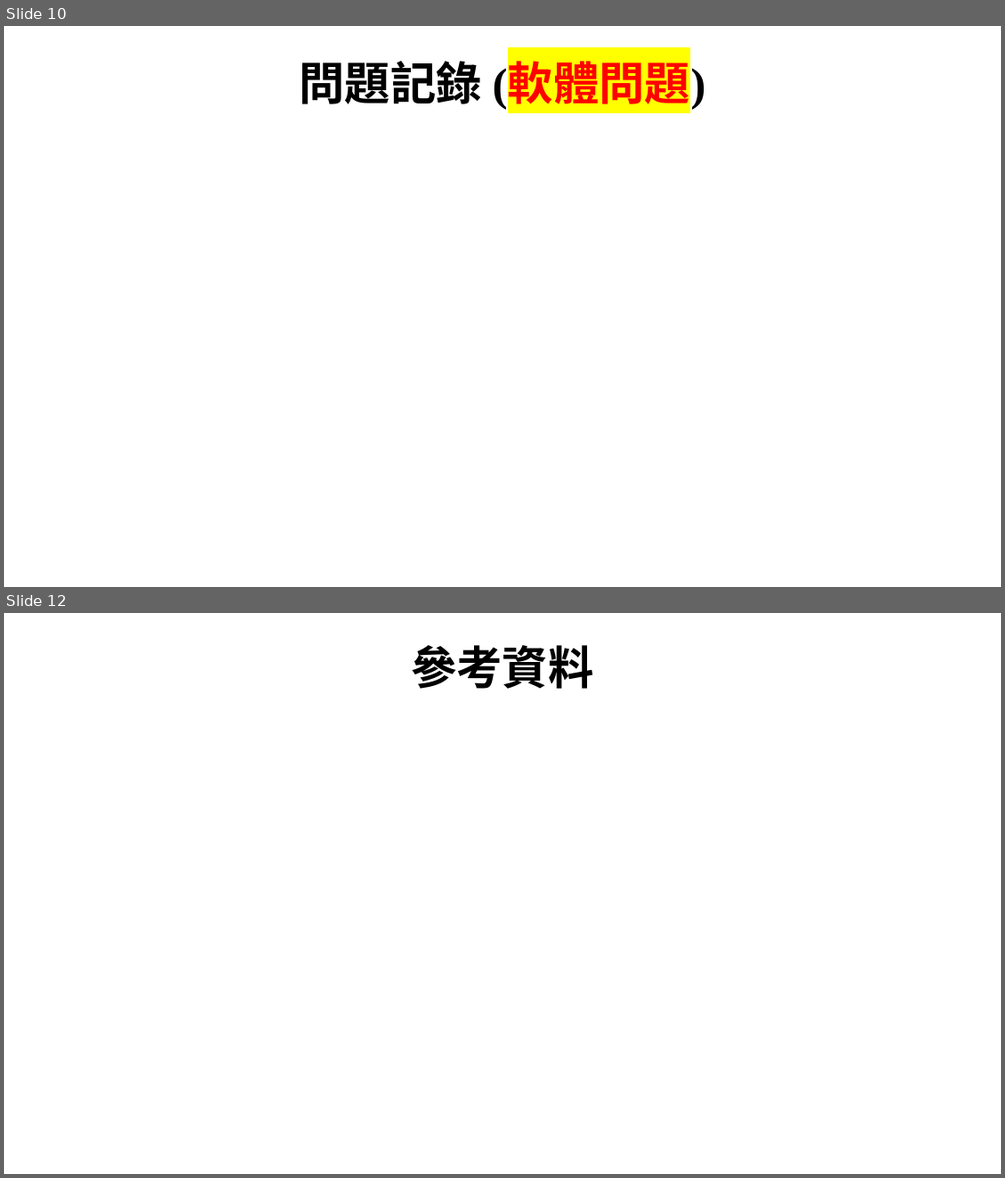
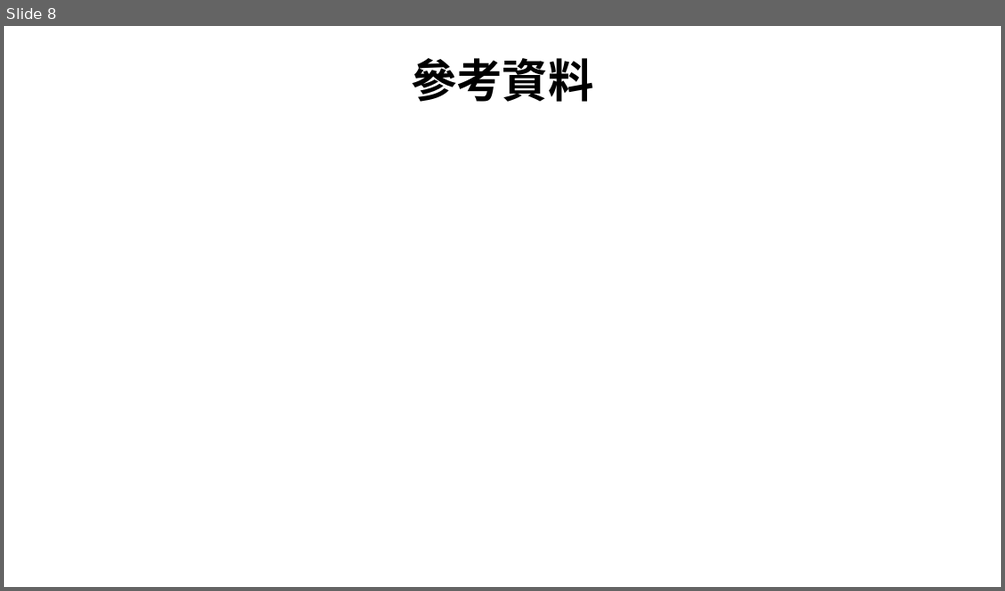
Before and after one commit to xup6tp6u4/Image-processing, a slide deck: 馬路分割_F112112136_林宸毅.pptx. Shown one above the other, each under a label of ours: slides 10 and 12 before the commit, slide 8 after it; the slides between them are not shown. The pictures are 1005x1178 and 1005x591 pixels, drawn with LibreOffice and Linux fonts; fonts in the diff are those of the drawing; background and template pictures are left out. Boxes give left, top, right and bottom in pixels: in the first picture for what was removed or moved away, otherwise in the second. Text is boxed around its words. In the diff, an @@ line names an element or a change of style, - is before the commit and + after.

```diff
--- a/馬路分割_F112112136_林宸毅.pptx
+++ b/馬路分割_F112112136_林宸毅.pptx
@@ slide 10 removed at bbox=[4, 26, 1001, 587], background picture (left out) @@
@@ title removed at bbox=[299, 61, 706, 110] @@
-問題記錄 (軟體問題)
@@ what was slide 12 is now slide 8 @@
```
Also in this commit, not shown: 4 slides changed, 3 other slides removed.
